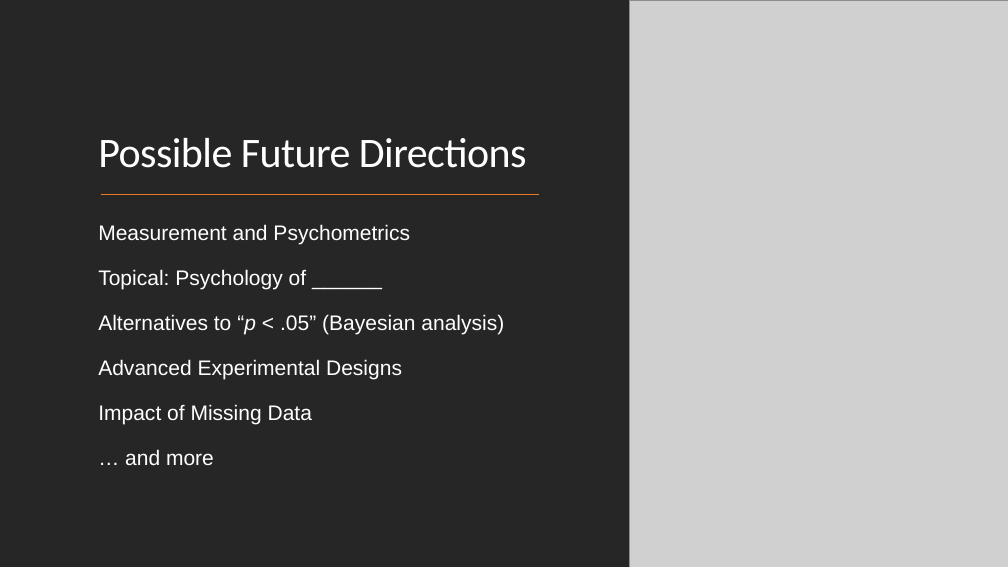
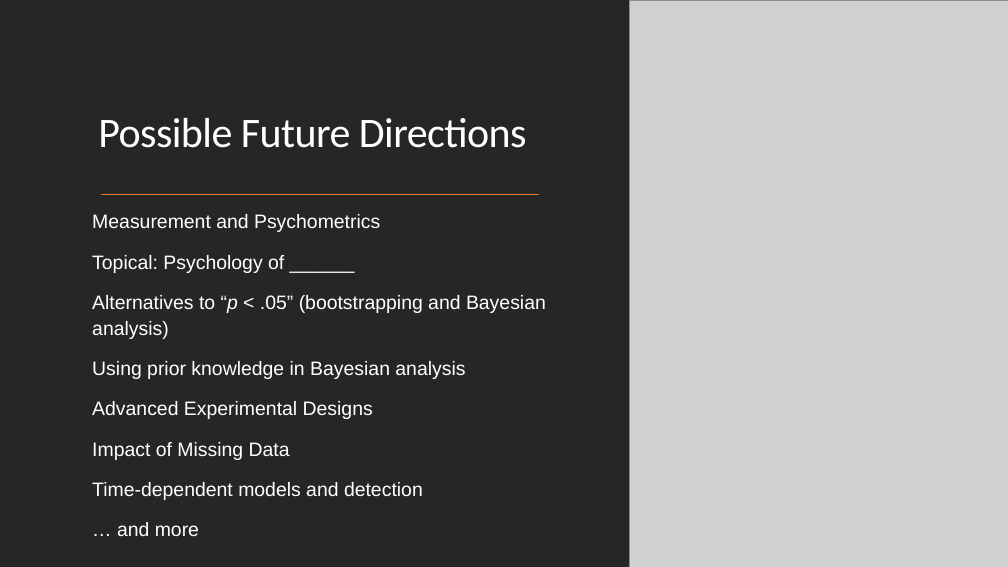
Before and after one commit to StephenElston/StatisticalMethodsForDataScience, a slide deck: slide 3 of ThinkingLikeAScientist/05 - Wrapup.pptx. Drawn at 1008x567 pixels with LibreOffice and Linux fonts; fonts in the diff are those of the drawing; grey boxes stand for pictures. Boxes give left, top, right and bottom in pixels: in the first picture for what was removed or moved away, otherwise in the second. Text is boxed around its words. In the diff, an @@ line names an element or a change of style, - is before the commit and + after.

Commit message:
Updated slide

```diff
--- a/ThinkingLikeAScientist/05 - Wrapup.pptx
+++ b/ThinkingLikeAScientist/05 - Wrapup.pptx
@@ title "Possible Future Directions": place and size @@
-title "Possible Future Directions" at bbox=[98, 138, 527, 168]
+title "Possible Future Directions" at bbox=[98, 118, 527, 148]
@@ text "Measurement and Psychometrics": place and size @@
-text "Measurement and Psychometrics" at bbox=[98, 224, 504, 465]
+text "Measurement and Psychometrics" at bbox=[92, 214, 546, 536]
@@ text at bbox=[92, 214, 380, 536]: size 20 to 18.5 pt in "Measurement and Psychometrics", "Topical: Psychology of ______", "Advanced Experimental Designs", "Impact of Missing Data" and 1 more places; line spacing 1.2 to 1.1 @@
@@ text at bbox=[92, 295, 546, 379]: text changed; size 20 to 18.5 pt @@
-  Alternatives to “p < .05” (Bayesian analysis)
+  Alternatives to “p < .05” (bootstrapping and Bayesian analysis)
+  Using prior knowledge in Bayesian analysis
@@ text at bbox=[92, 482, 423, 500]: paragraph added @@
+  Time-dependent models and detection
```
Also in this commit, not shown: 1 other slide changed.
